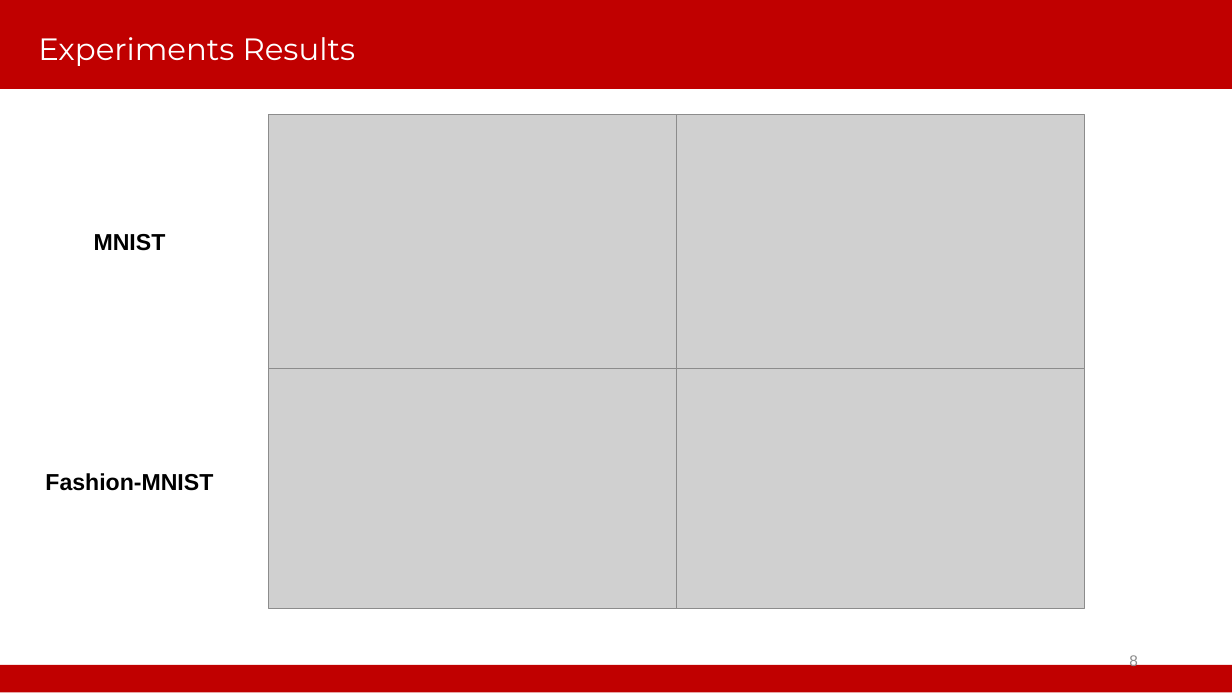
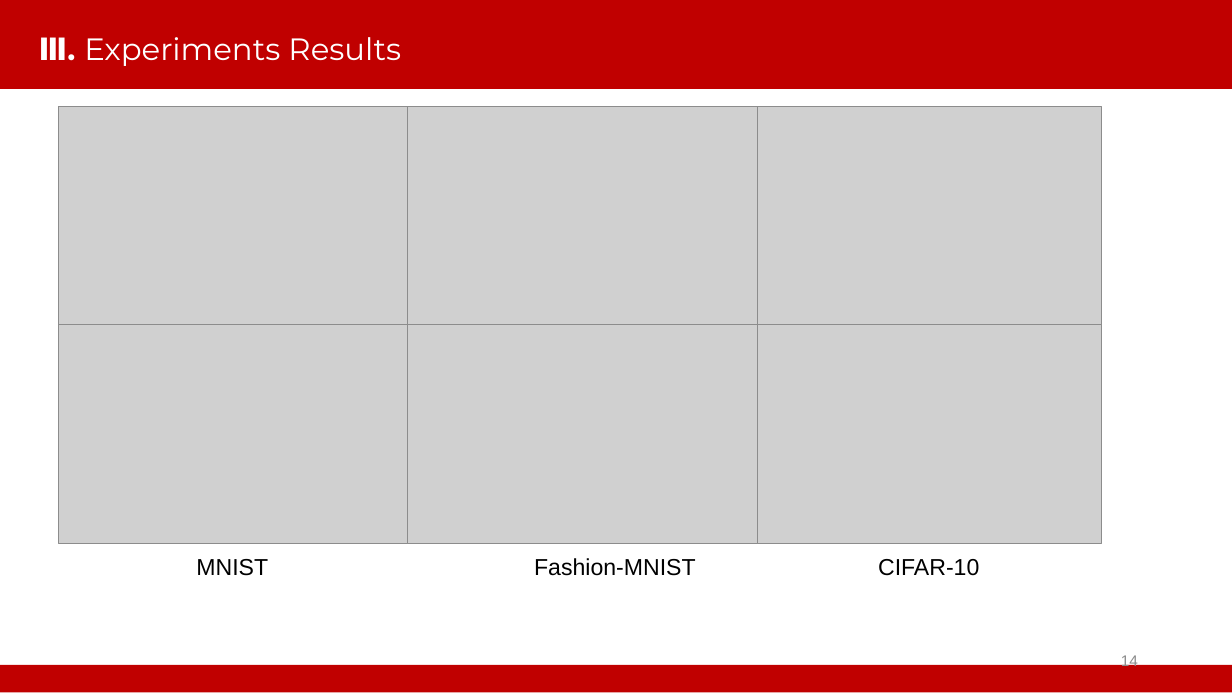
Before and after one commit to WhileBug/FLPhish, a slide deck: slide 14 of PPT/SecFL-Beibei Li.pptx (slide 8 before the commit). Drawn at 1232x693 pixels with LibreOffice and Linux fonts; fonts in the diff are those of the drawing; grey boxes stand for pictures; background and template pictures are left out. Boxes give left, top, right and bottom in pixels: in the first picture for what was removed or moved away, otherwise in the second. Text is boxed around its words. In the diff, an @@ line names an element or a change of style, - is before the commit and + after.

```diff
--- a/PPT/SecFL-Beibei Li.pptx
+++ b/PPT/SecFL-Beibei Li.pptx
@@ title at (x1=38, y1=37, x2=401, y2=66): text changed @@
-Experiments Results
+Ⅲ. Experiments Results
@@ picture added at (x1=58, y1=106, x2=408, y2=324) @@
@@ picture removed at (x1=269, y1=115, x2=677, y2=370) @@
@@ picture added at (x1=408, y1=106, x2=757, y2=324) @@
@@ picture resized from (x1=677, y1=115, x2=1084, y2=370) to (x1=758, y1=106, x2=1103, y2=324) @@
@@ picture added at (x1=58, y1=325, x2=408, y2=543) @@
@@ picture added at (x1=408, y1=325, x2=757, y2=543) @@
@@ picture resized from (x1=677, y1=354, x2=1084, y2=609) to (x1=758, y1=325, x2=1103, y2=543) @@
@@ picture removed at (x1=269, y1=354, x2=677, y2=609) @@
@@ text "MNIST" moved from (x1=94, y1=234, x2=166, y2=251) to (x1=196, y1=559, x2=268, y2=576) @@
@@ text "MNIST" at (x1=196, y1=559, x2=268, y2=576): bold off; alignment centre to left @@
@@ text "Fashion-MNIST" at (x1=534, y1=558, x2=696, y2=576): bold off; alignment centre to left @@
@@ text "Fashion-MNIST" moved from (x1=45, y1=473, x2=213, y2=491) to (x1=534, y1=558, x2=696, y2=576) @@
@@ text added at (x1=878, y1=559, x2=979, y2=576), 18 pt, text #000000 @@
+CIFAR-10
@@ page number at (x1=1121, y1=654, x2=1138, y2=670): text changed @@
-8
+14
```
Also in this commit, not shown: 11 other slides changed, 10 slides added, 2 slides removed, 16 other files.
